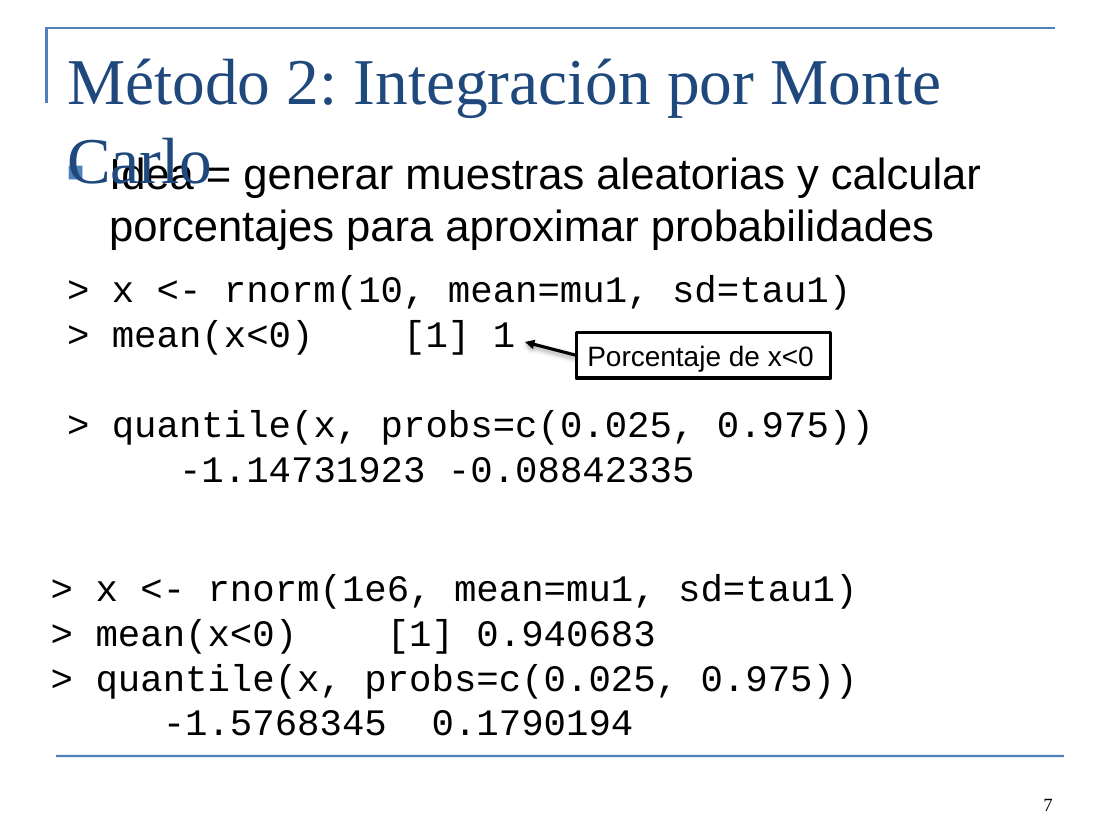
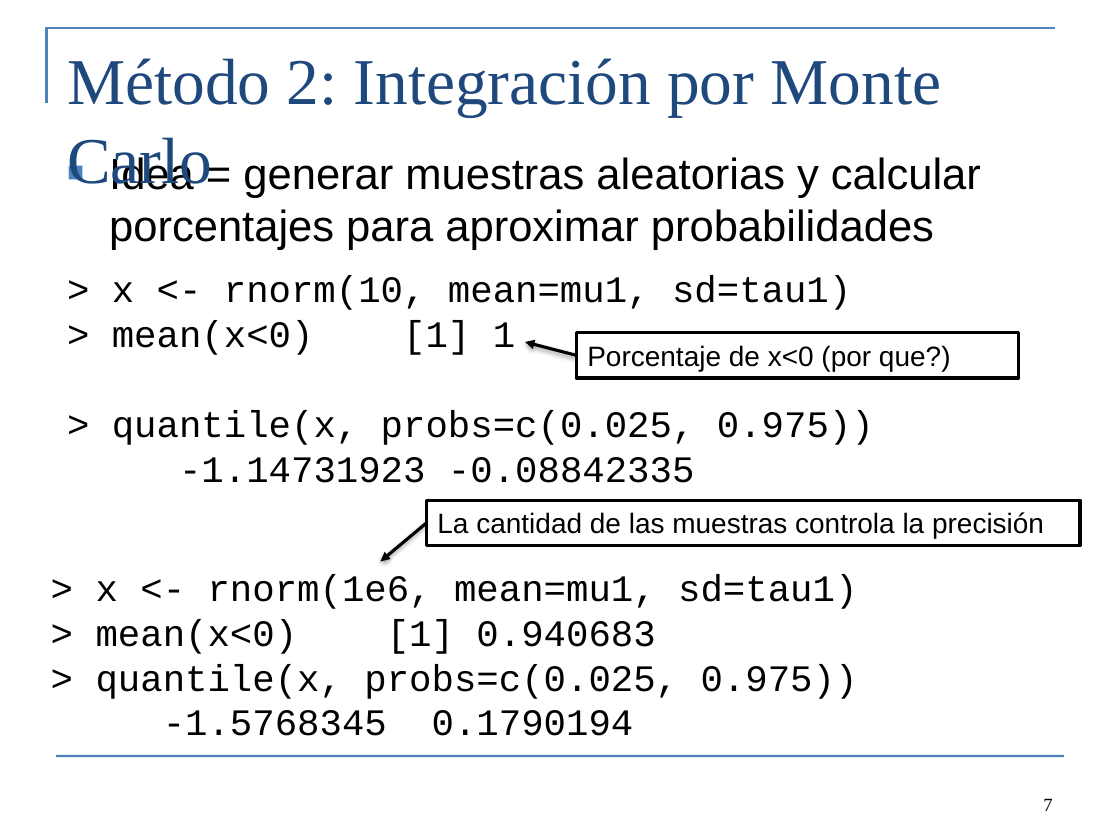
Before and after one commit to colemonnahan/bayes_workshop, a slide deck: slide 7 of dia1/lab1_integration.pptx. Drawn at 1120x840 pixels with LibreOffice and Linux fonts; fonts in the diff are those of the drawing. Boxes give left, top, right and bottom in pixels: in the first picture for what was removed or moved away, otherwise in the second. Text is boxed around its words. In the diff, an @@ line names an element or a change of style, - is before the commit and + after.

```diff
--- a/dia1/lab1_integration.pptx
+++ b/dia1/lab1_integration.pptx
@@ rectangle "Porcentaje de x<0 (por que?)": place and size @@
-rectangle "Porcentaje de x<0 (por que?)" at [577, 333, 831, 377]
+rectangle "Porcentaje de x<0 (por que?)" at [577, 333, 1019, 377]
@@ text in rectangle at [587, 345, 951, 371]: text changed @@
-Porcentaje de x<0
+Porcentaje de x<0 (por que?)
@@ rectangle added at [427, 501, 1081, 545], outline #000000 2.25 pt, 18 pt, text #000000 @@
+La cantidad de las muestras controla la precisión
@@ arrow added from (427, 523) to (381, 561), #000000 2 pt @@
```
Also in this commit, not shown: 5 other slides changed, 3 slides added, 2 slides removed, 4 other files.
